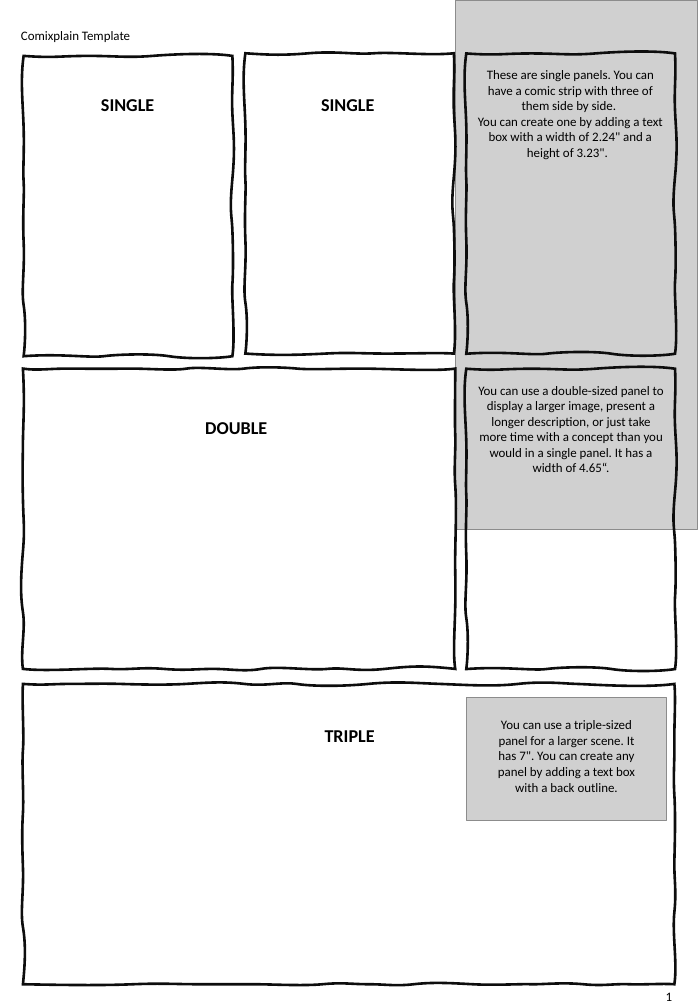
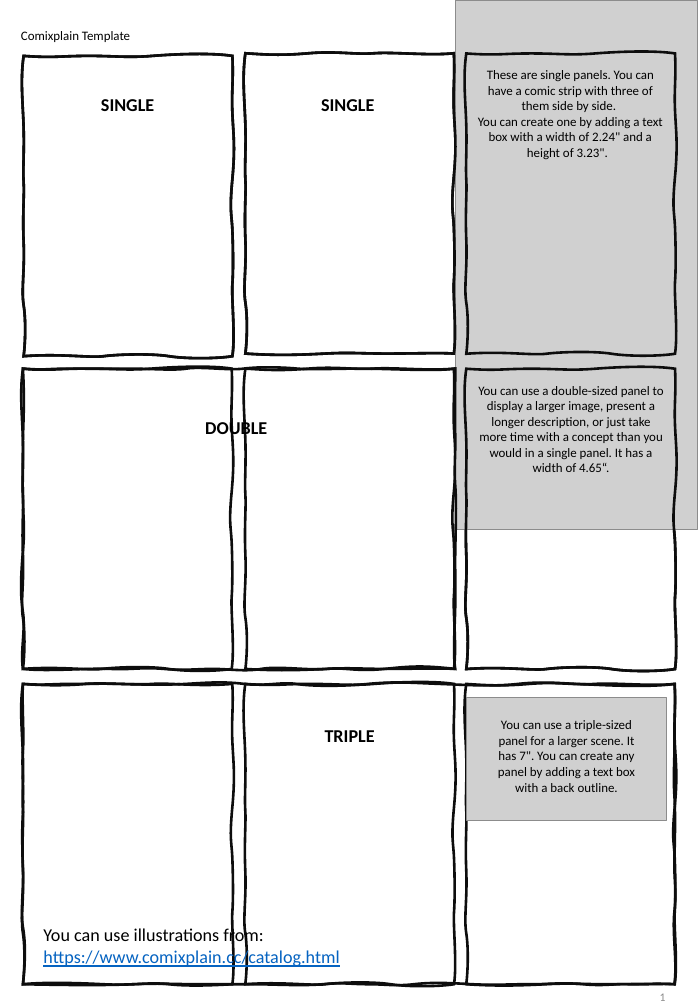
Before and after one commit to fhstp/comixplain, a slide deck: slide 1 of Comixplain_Assets/Comixplain Template.pptx. Drawn at 698x1008 pixels with LibreOffice and Linux fonts; fonts in the diff are those of the drawing; grey boxes stand for pictures; background and template pictures are left out. Boxes give left, top, right and bottom in pixels: in the first picture for what was removed or moved away, otherwise in the second. Text is boxed around its words. In the diff, an @@ line names an element or a change of style, - is before the commit and + after.

Commit message:
Removed template files repetition and updated template
The template now has useful layout options to make it easier to quickly set the panels for a story.

```diff
--- a/Comixplain_Assets/Comixplain Template.pptx
+++ b/Comixplain_Assets/Comixplain Template.pptx
@@ freeform shape added at box(23, 369, 232, 669), fill #FFFFFF, outline #0D0D0D 2 pt @@
@@ freeform shape added at box(246, 369, 454, 669), fill #FFFFFF, outline #0D0D0D 2 pt @@
@@ freeform shape added at box(23, 684, 233, 985), fill #FFFFFF, outline #0D0D0D 2 pt @@
@@ freeform shape added at box(246, 684, 454, 985), fill #FFFFFF, outline #0D0D0D 2 pt @@
@@ freeform shape added at box(466, 684, 675, 985), fill #FFFFFF, outline #0D0D0D 2 pt @@
@@ text added at box(43, 927, 339, 968), 14 pt, text #0563C1, underline @@
+You can use illustrations from:
+https://www.comixplain.cc/catalog.html
@@ page number at box(660, 994, 666, 1001): size 10 to 9 pt, text colour #000000 to #8C8C8C; alignment left to right; vertical alignment bottom to middle @@
```
Also in this commit, not shown: 7 other files.
